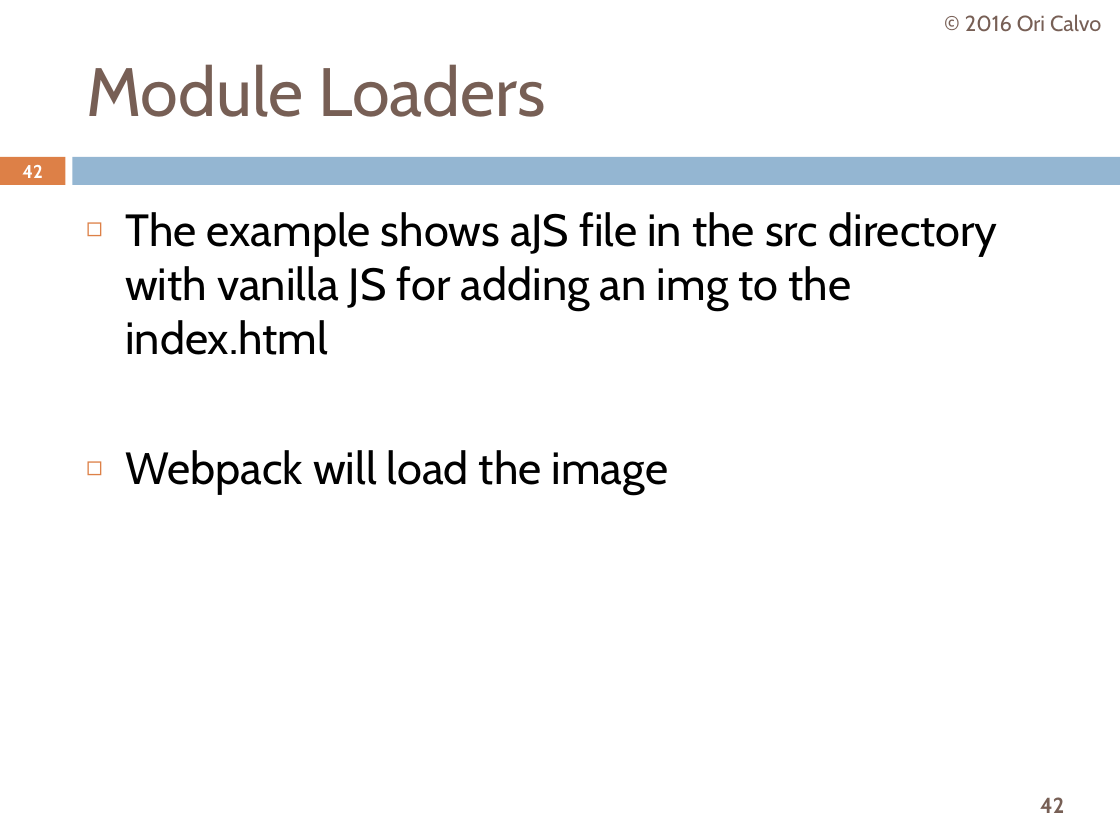
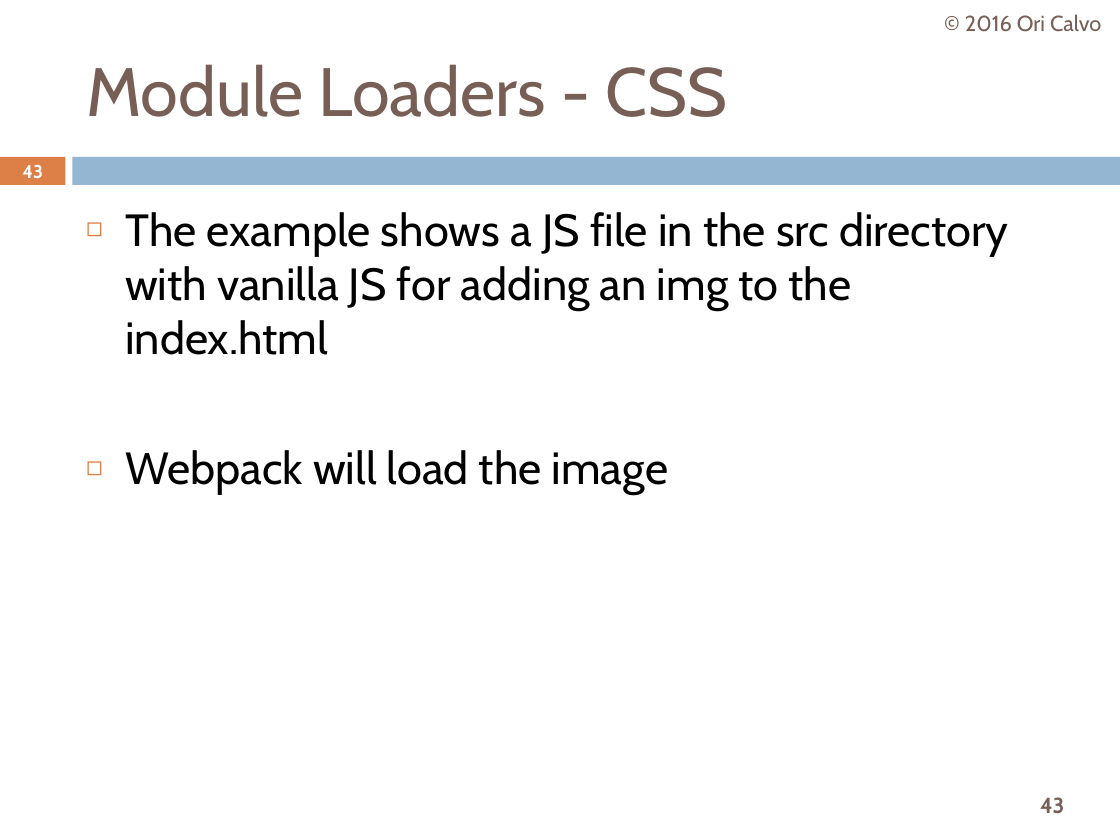
Before and after one commit to oricalvo/course-webpack, a slide deck: slide 43 of Webpack.pptx (slide 42 before the commit). Drawn at 1120x840 pixels with LibreOffice and Linux fonts; fonts in the diff are those of the drawing. Boxes give left, top, right and bottom in pixels: in the first picture for what was removed or moved away, otherwise in the second. Text is boxed around its words. In the diff, an @@ line names an element or a change of style, - is before the commit and + after.

```diff
--- a/Webpack.pptx
+++ b/Webpack.pptx
@@ title at [86,64,728,117]: text changed @@
-Module Loaders
+Module Loaders - CSS
@@ page number at [22,165,43,178]: text changed @@
-42
+43
@@ text at [125,212,1008,355]: spaces changed @@
-◻ The example shows aJS file in the src directory with vanilla JS for adding an img to the index.html
+◻ The example shows a JS file in the src directory with vanilla JS for adding an img to the index.html
@@ page number at [1040,797,1064,814]: text changed @@
-42
+43
```
Also in this commit, not shown: 81 other slides changed, 4 slides added.
